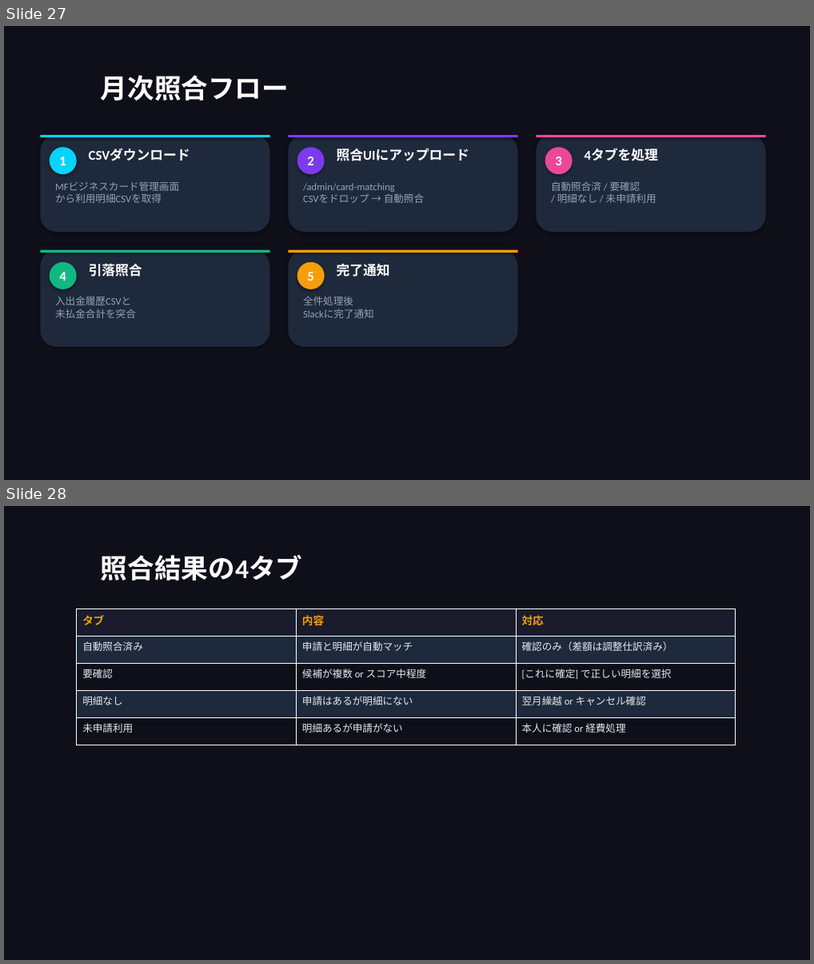
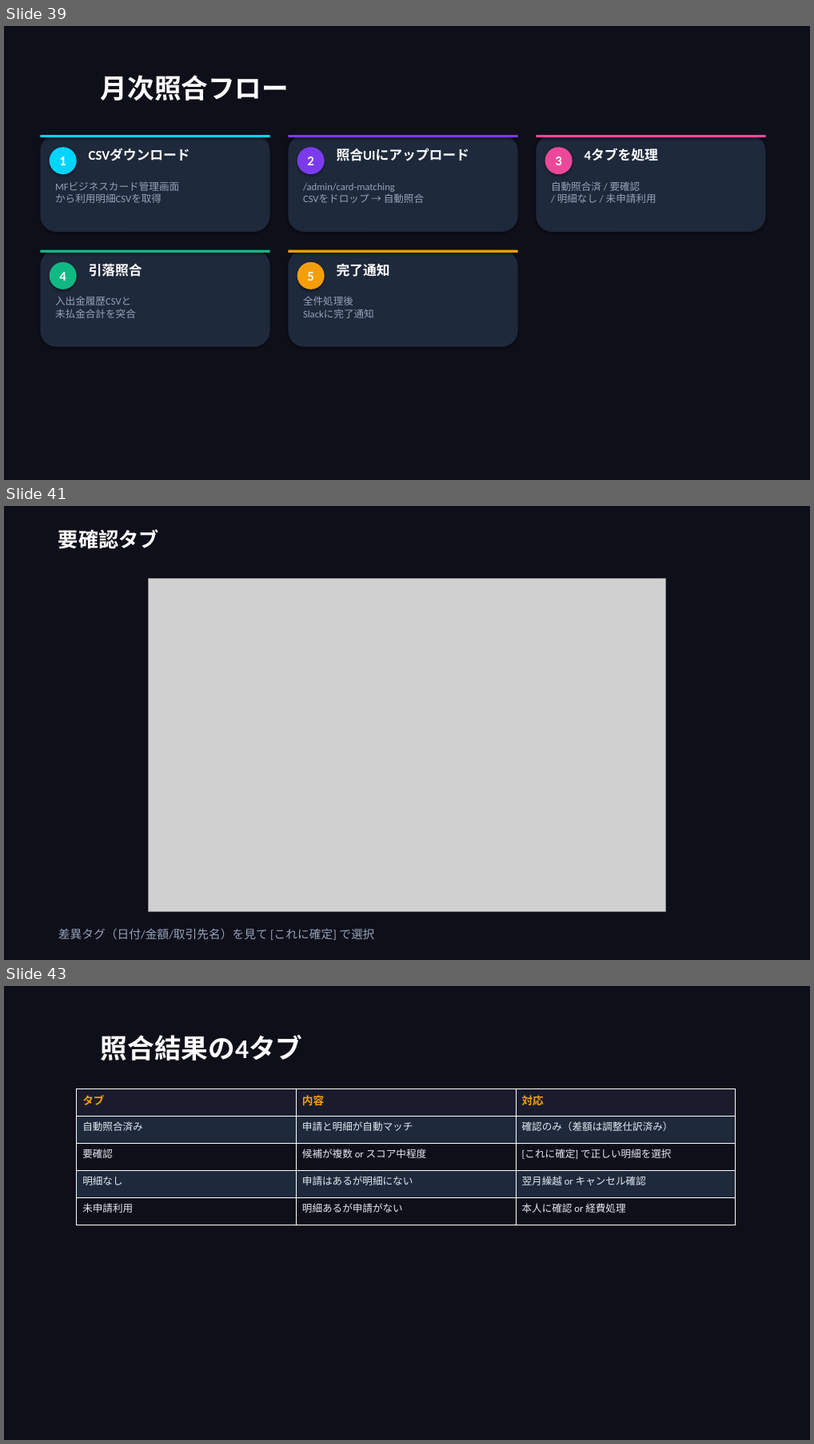
Before and after one commit to takeshiizawa123/next-procurement-poc, a slide deck: docs/user-manual.pptx. Shown one above the other, each under a label of ours: slides 27 and 28 before the commit, slides 39, 41 and 43 after it; the slides between them are not shown. The pictures are 814x964 and 814x1444 pixels, drawn with LibreOffice and Linux fonts; fonts in the diff are those of the drawing; grey boxes stand for pictures. Boxes give left, top, right and bottom in pixels: in the first picture for what was removed or moved away, otherwise in the second. Text is boxed around its words. In the diff, an @@ line names an element or a change of style, - is before the commit and + after.

```diff
--- a/docs/user-manual.pptx
+++ b/docs/user-manual.pptx
@@ slide 41 added at <box>4,506,810,960</box>, background #0F0F1A @@
@@ text added at <box>58,529,159,549</box>, 24 pt, text #FFFFFF, bold @@
+要確認タブ
@@ picture added at <box>149,579,666,912</box> @@
@@ text added at <box>58,928,374,940</box>, 14 pt, text #94A3B8 @@
+差異タグ（日付/金額/取引先名）を見て [これに確定] で選択
@@ what was slide 27 is now slide 39 @@
@@ what was slide 28 is now slide 43 @@
```
Also in this commit, not shown: 10 slides changed, 14 other slides added, 1 other file.
